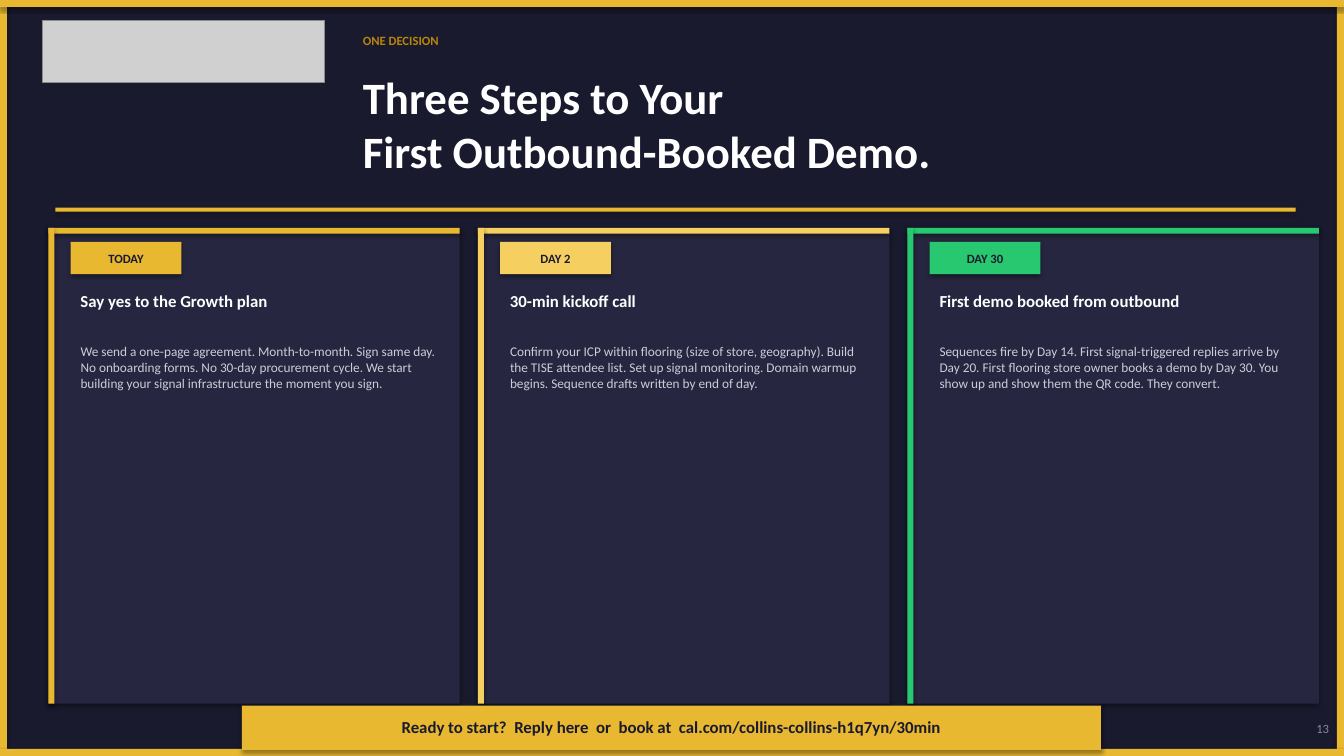
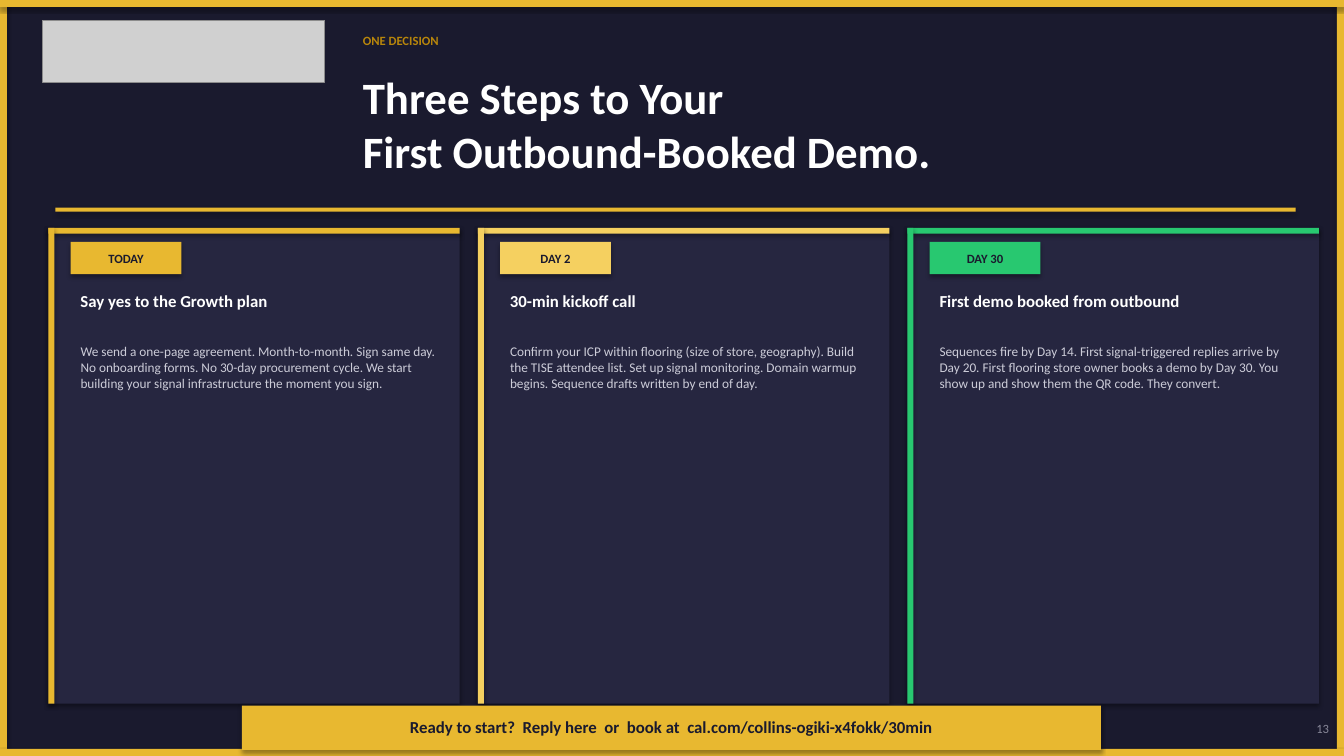
Before and after one commit to ogikicollins/Extruct-GTM-SKILLS, a slide deck: slide 13 of SELLL-Engine/QRFloorGenie-Disco-Deck.pptx. Drawn at 1344x756 pixels with LibreOffice and Linux fonts; fonts in the diff are those of the drawing; grey boxes stand for pictures. Boxes give left, top, right and bottom in pixels: in the first picture for what was removed or moved away, otherwise in the second. Text is boxed around its words. In the diff, an @@ line names an element or a change of style, - is before the commit and + after.

```diff
--- a/SELLL-Engine/QRFloorGenie-Disco-Deck.pptx
+++ b/SELLL-Engine/QRFloorGenie-Disco-Deck.pptx
@@ text at [410, 721, 932, 736]: text changed @@
-Ready to start? Reply here or book at cal.com/collins-collins-h1q7yn/30min
+Ready to start? Reply here or book at cal.com/collins-ogiki-x4fokk/30min
```
Also in this commit, not shown: 1 other slide changed, 6 other files.
